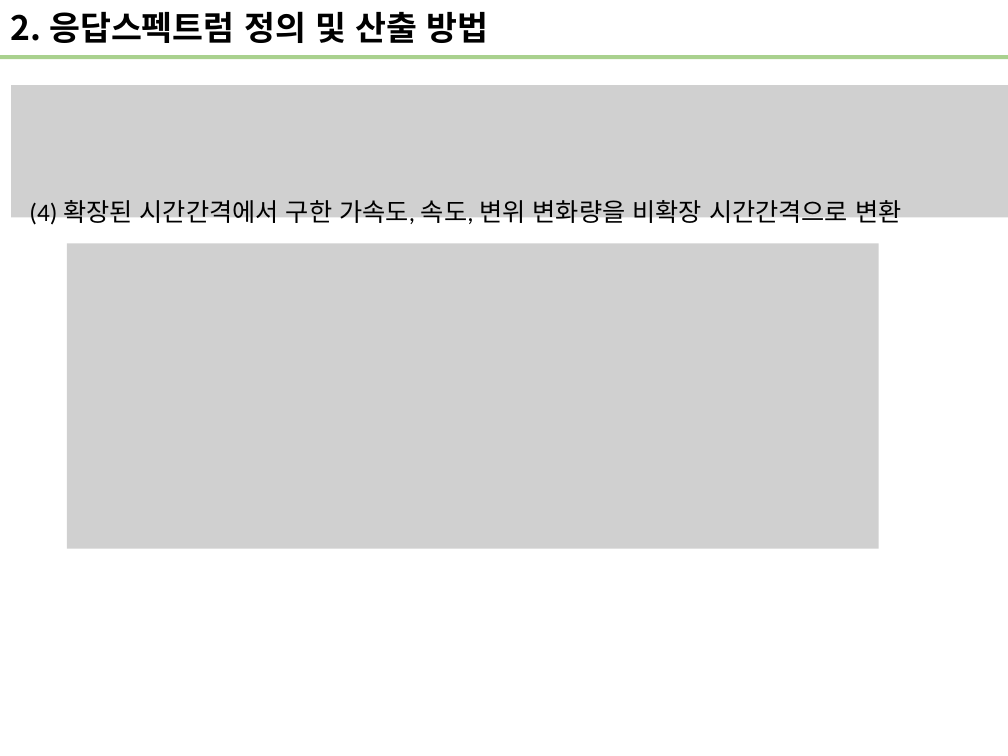
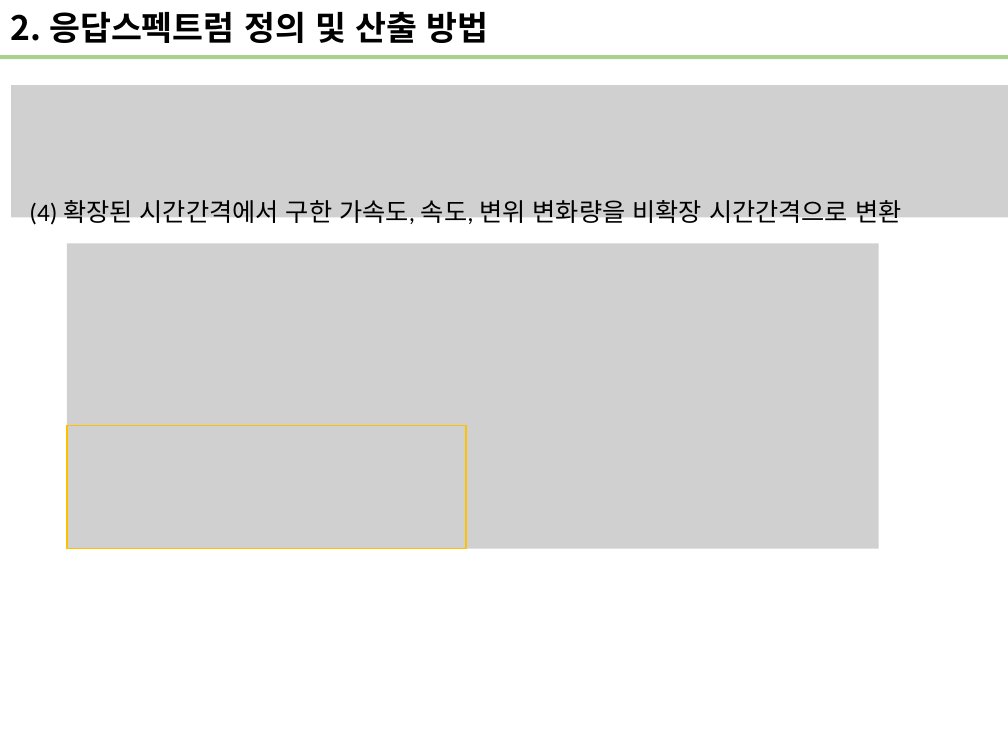
Before and after one commit to wonho13/work, a slide deck: slide 17 of 진동/응답스펙트럼소개.pptx (slide 15 before the commit). Drawn at 1008x756 pixels with LibreOffice and Linux fonts; fonts in the diff are those of the drawing; grey boxes stand for pictures. Boxes give left, top, right and bottom in pixels: in the first picture for what was removed or moved away, otherwise in the second. Text is boxed around its words. In the diff, an @@ line names an element or a change of style, - is before the commit and + after.

```diff
--- a/진동/응답스펙트럼소개.pptx
+++ b/진동/응답스펙트럼소개.pptx
@@ rectangle added at (67,425,466,548), outline #FFC000 1 pt @@
```
Also in this commit, not shown: 5 other slides changed, 4 slides added.
